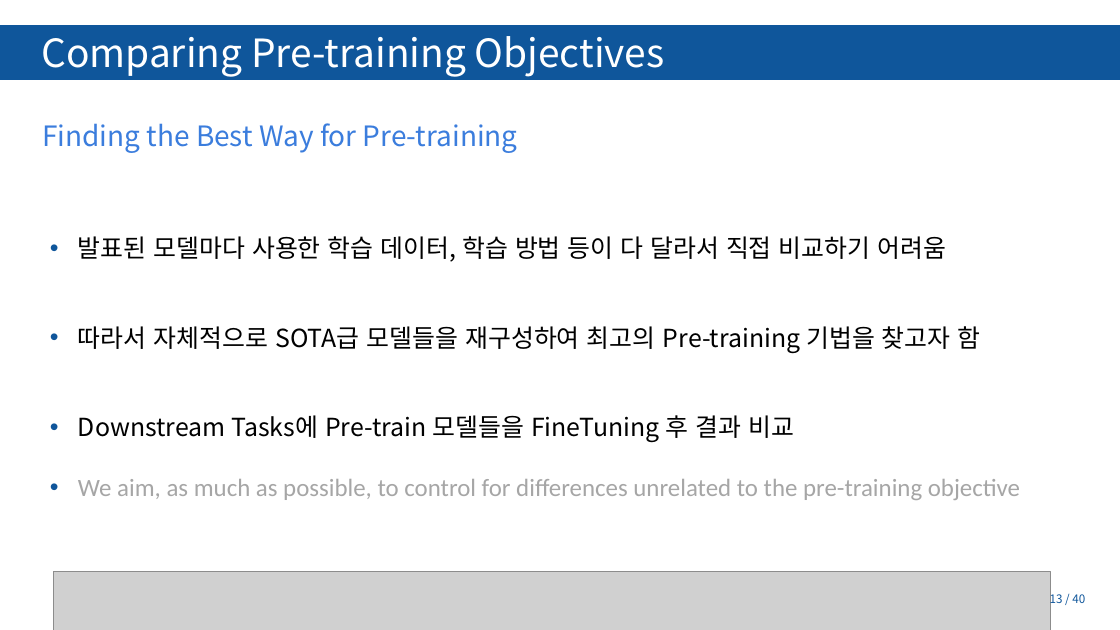
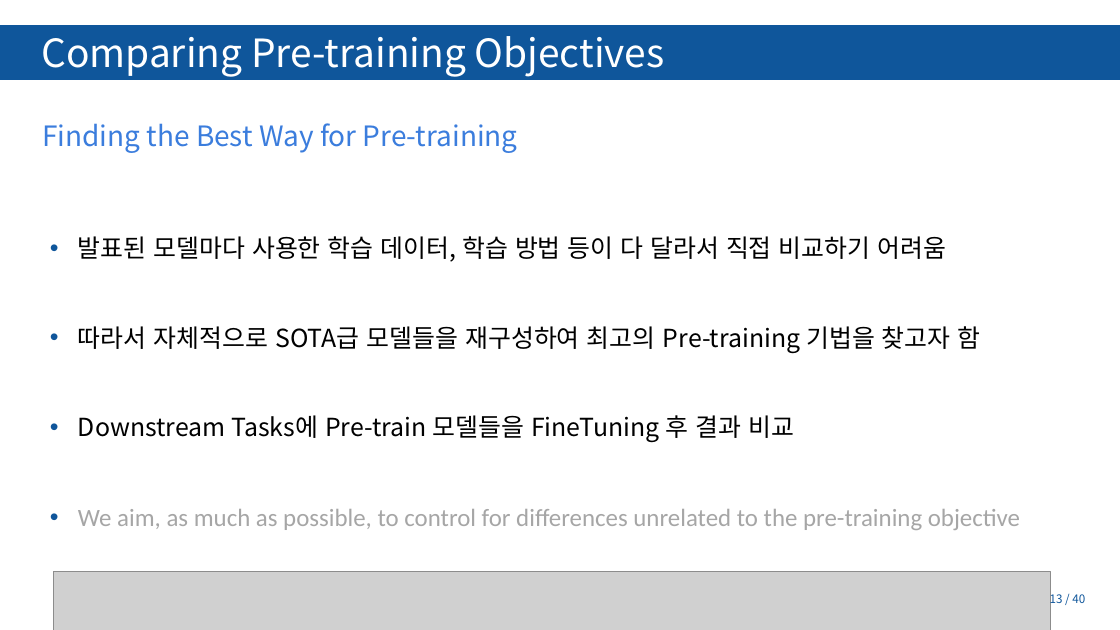
Before and after one commit to Tiabet/Paper-for-ML-DL, a slide deck: slide 13 of 세미나/BART_김정현.pptx. Drawn at 1120x630 pixels with LibreOffice and Linux fonts; fonts in the diff are those of the drawing; grey boxes stand for pictures; background and template pictures are left out. Boxes give left, top, right and bottom in pixels: in the first picture for what was removed or moved away, otherwise in the second. Text is boxed around its words. In the diff, an @@ line names an element or a change of style, - is before the commit and + after.

```diff
--- a/세미나/BART_김정현.pptx
+++ b/세미나/BART_김정현.pptx
@@ text "발표된 모델마다 사용한 학습 데이터, ..." rewrapped from [78, 236, 1020, 500] to [78, 236, 1020, 530] @@
```
Also in this commit, not shown: 13 other slides changed, 1 slide added, 1 slide removed, 6 other files.
